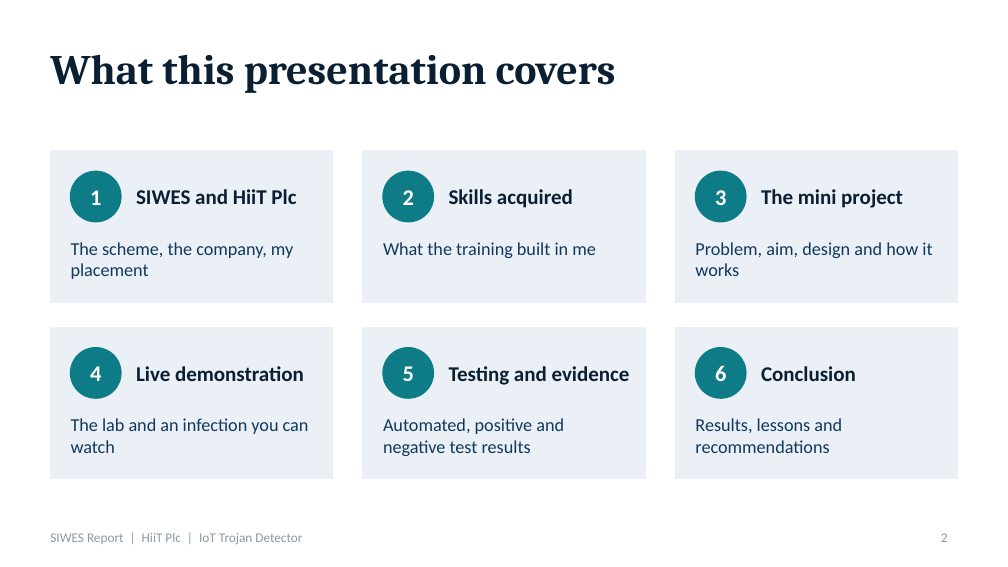
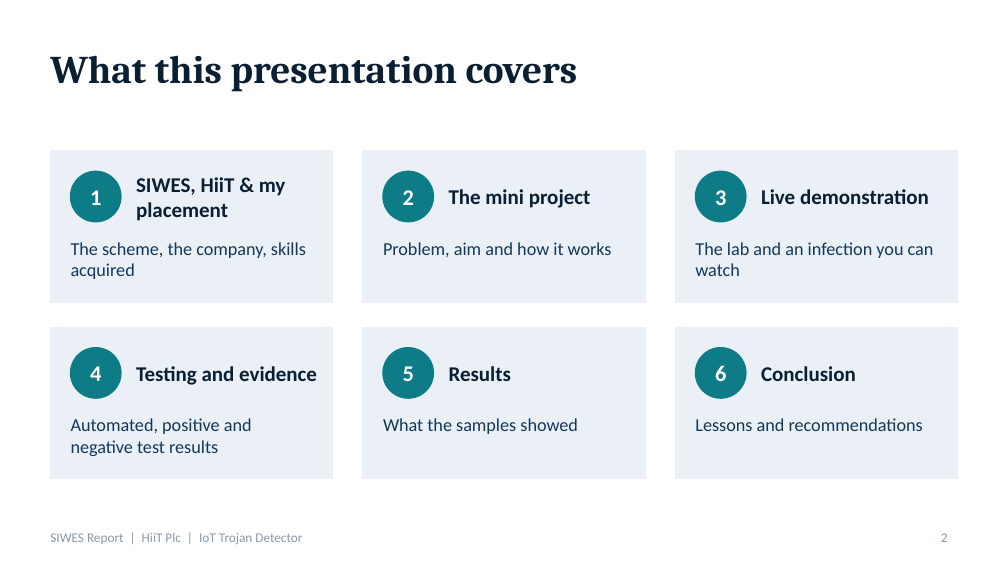
Before and after one commit to emmanuelekopimo/build-with-ai, a slide deck: slide 2 of docs/SIWES-Presentation-HiiT-Plc-IoT-Trojan-Detector.pptx. Drawn at 1008x567 pixels with LibreOffice and Linux fonts; fonts in the diff are those of the drawing. Boxes give left, top, right and bottom in pixels: in the first picture for what was removed or moved away, otherwise in the second. Text is boxed around its words. In the diff, an @@ line names an element or a change of style, - is before the commit and + after.

```diff
--- a/docs/SIWES-Presentation-HiiT-Plc-IoT-Trojan-Detector.pptx
+++ b/docs/SIWES-Presentation-HiiT-Plc-IoT-Trojan-Detector.pptx
@@ title "What this presentation covers" at box(50, 55, 578, 92): size 30 to 28 pt @@
@@ text at box(136, 177, 286, 221): text changed @@
-SIWES and HiiT Plc
+SIWES, HiiT & my placement
@@ text at box(449, 189, 591, 208): text changed @@
-Skills acquired
+The mini project
@@ text at box(761, 189, 929, 204): text changed @@
-The mini project
+Live demonstration
@@ text at box(71, 242, 306, 279): text changed @@
-The scheme, the company, my placement
+The scheme, the company, skills acquired
@@ text at box(383, 242, 612, 257): text changed @@
-What the training built in me
+Problem, aim and how it works
@@ text at box(695, 242, 934, 276): text changed @@
-Problem, aim, design and how it works
+The lab and an infection you can watch
@@ text at box(136, 366, 317, 385): text changed @@
-Live demonstration
+Testing and evidence
@@ text at box(449, 366, 511, 381): text changed @@
-Testing and evidence
+Results
@@ text at box(71, 418, 252, 456): text changed @@
-The lab and an infection you can watch
+Automated, positive and negative test results
@@ text at box(383, 418, 578, 434): text changed @@
-Automated, positive and negative test results
+What the samples showed
@@ text at box(695, 418, 923, 431): text changed @@
-Results, lessons and recommendations
+Lessons and recommendations
```
Also in this commit, not shown: 11 other slides changed, 2 slides added, 11 slides removed, 1 other file.
